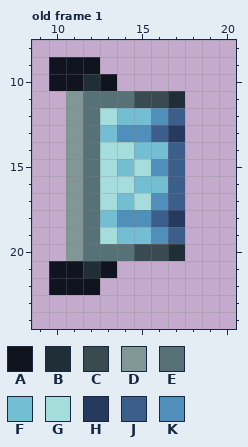
One commit to this pixel-art file: Assets/Sprites/Switch.aseprite. The picture above is the old version.
32x32 pixels, 3 frames. Shown: old frame 1: x 9..20, y 8..24. The commit also changed other frames, which this record leaves out.
Palette (. is transparent): A #10141f  B #202e37  C #394a50  D #819796  E #577277  F #73bed3  G #a4dddb  H #253a5e  J #3c5e8b  K #4f8fba
Pixels before, old frame 1, first column x 10:
 9 AAA.....
10 AABA....
11 .DEEECCB
12 .DEGFFKJ
13 .DEFKKJH
14 .DEGGFFJ
15 .DEGFGKJ
16 .DEGGFFJ
17 .DEGFGKJ
18 .DEFKKJH
19 .DEGFFKJ
20 .DEEECCB
21 AABA....
22 AAA.....
After the commit:
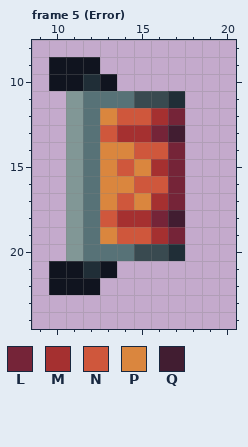
Colours new in this view: L #752438  M #a53030  N #cf573c  P #da863e  Q #411d31
A new or re-ordered frame is compared with the old frame closest to it.
From old to new:
frames 3 -> 8
Frame 5 (Error) is new; against old frame 1, layer "Layer 1":
y 12: x 13..17 GFFKJ -> PNNML
y 13: x 13..17 FKKJH -> NMMLQ
y 14: x 13..17 GGFFJ -> PPNNL
y 15: x 13..17 GFGKJ -> PNPML
y 16: x 13..17 GGFFJ -> PPNNL
y 17: x 13..17 GFGKJ -> PNPML
y 18: x 13..17 FKKJH -> NMMLQ
y 19: x 13..17 GFFKJ -> PNNML
Where, in picture pixels (left, top, right, bottom), the same in both pictures:
changed: (100, 108, 185, 244)
